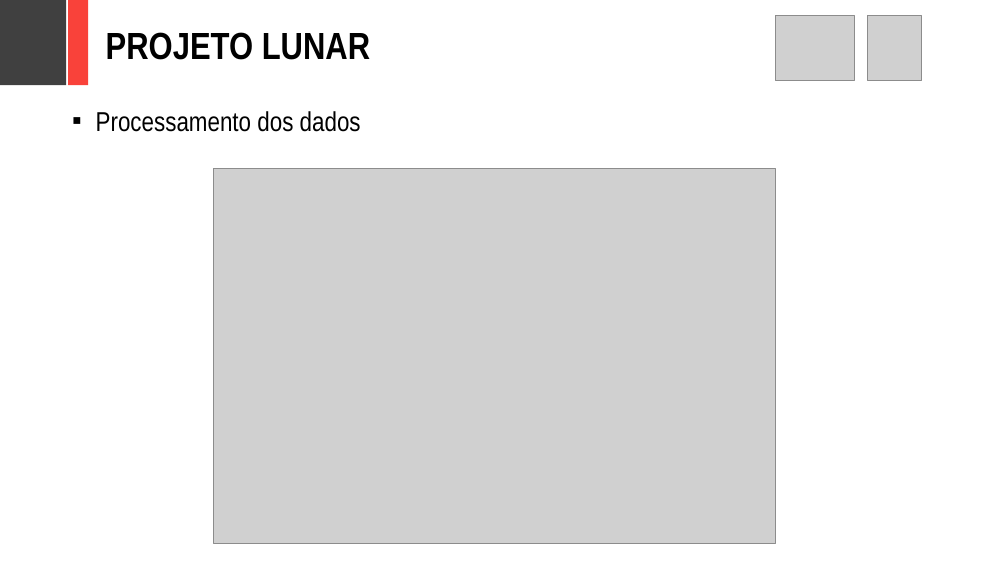
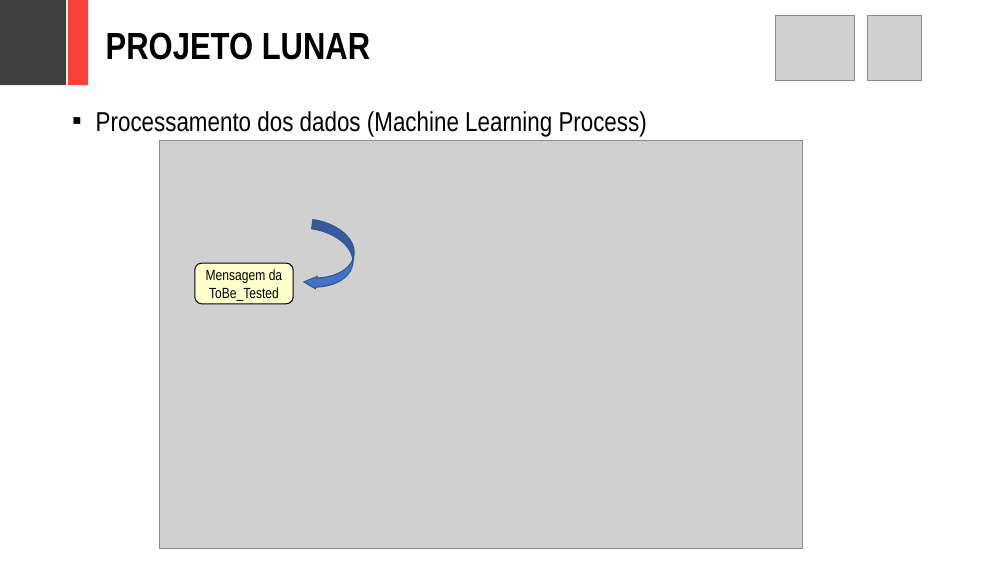
Before and after one commit to adornodev/TCC-Lunar, a slide deck: slide 24 of FinalCourseAssignment/Lunar.pptx (slide 27 before the commit). Drawn at 1008x567 pixels with LibreOffice and Linux fonts; fonts in the diff are those of the drawing; grey boxes stand for pictures. Boxes give left, top, right and bottom in pixels: in the first picture for what was removed or moved away, otherwise in the second. Text is boxed around its words. In the diff, an @@ line names an element or a change of style, - is before the commit and + after.

```diff
--- a/FinalCourseAssignment/Lunar.pptx
+++ b/FinalCourseAssignment/Lunar.pptx
@@ text at (96, 111, 647, 136): text changed @@
-▪ Processamento dos dados
+▪ Processamento dos dados (Machine Learning Process)
@@ picture: place and size @@
-picture at (214, 169, 776, 543)
+picture at (160, 141, 803, 549)
@@ curved right arrow added at (303, 219, 359, 295), fill #4472C4, outline #325491 1 pt @@
@@ rounded rectangle added at (195, 263, 293, 304), fill #FFFFCC, outline #000000 1 pt, 14 pt, text #000000 @@
+Mensagem da ToBe_Tested
```
Also in this commit, not shown: 13 other slides changed, 3 slides removed, 26 other files.
